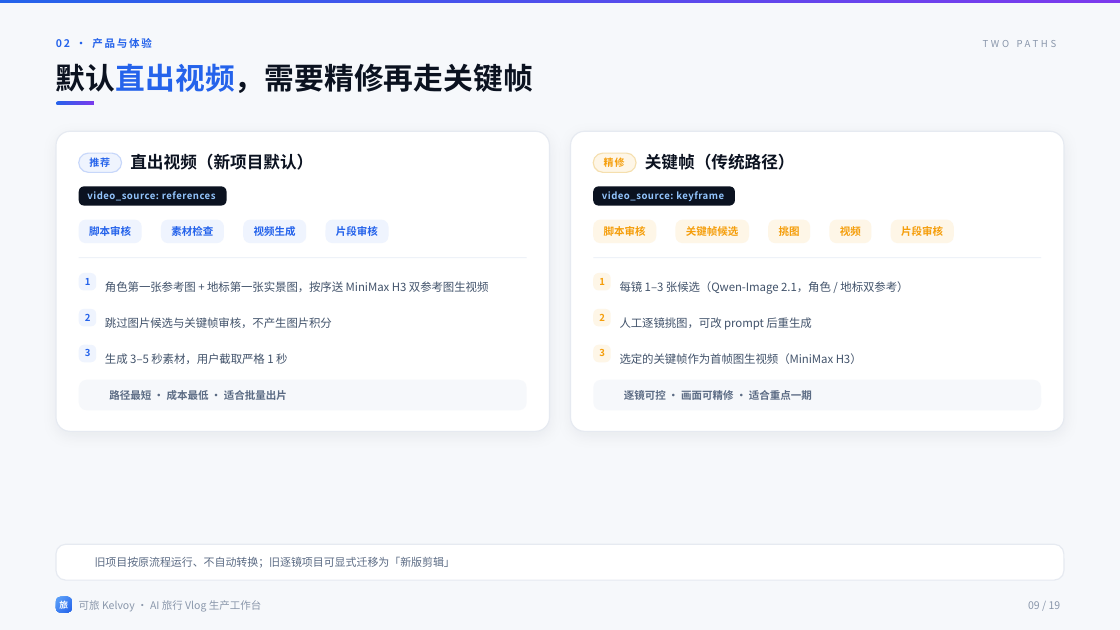
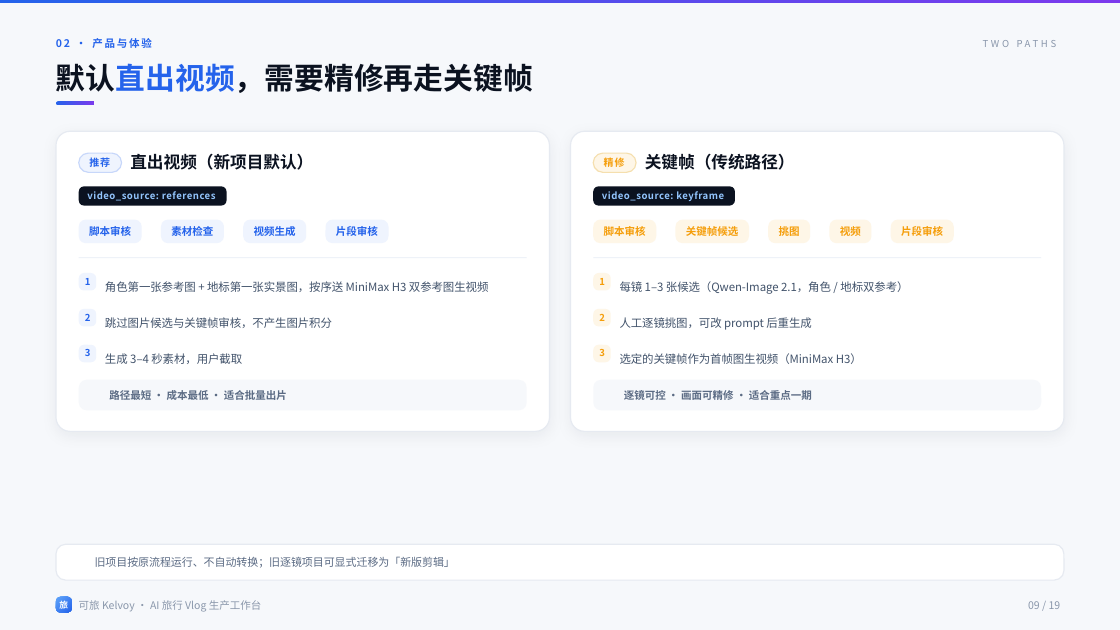
Before and after one commit to zhanghui-china/Kelvoy, a slide deck: slide 9 of docs/demo/Kelvoy可旅_DEMO-V0.3.pptx. Drawn at 1120x630 pixels with LibreOffice and Linux fonts; fonts in the diff are those of the drawing; background and template pictures are left out. Boxes give left, top, right and bottom in pixels: in the first picture for what was removed or moved away, otherwise in the second. Text is boxed around its words. In the diff, an @@ line names an element or a change of style, - is before the commit and + after.

```diff
--- a/docs/demo/Kelvoy可旅_DEMO-V0.3.pptx
+++ b/docs/demo/Kelvoy可旅_DEMO-V0.3.pptx
@@ text at (105,353,242,364): text changed @@
-生成 3–5 秒素材，用户截取严格 1 秒
+生成 3–4 秒素材，用户截取
```
Also in this commit, not shown: 7 other slides changed, 4 other files.
